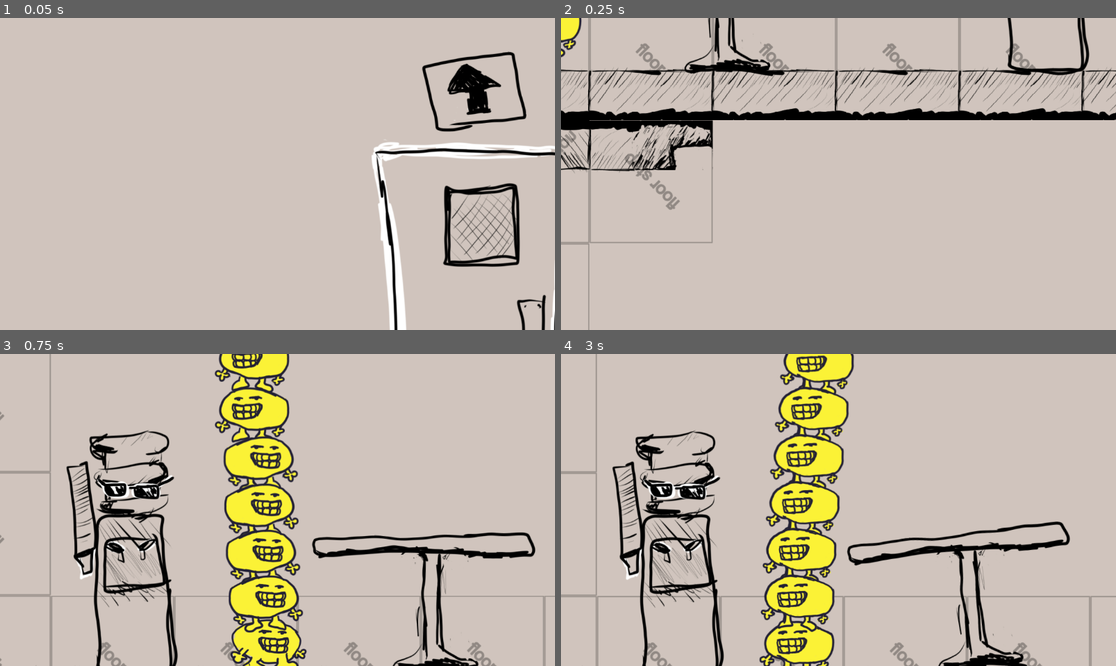
Above: before the commit, frames 1-4 (two rows, left to right).
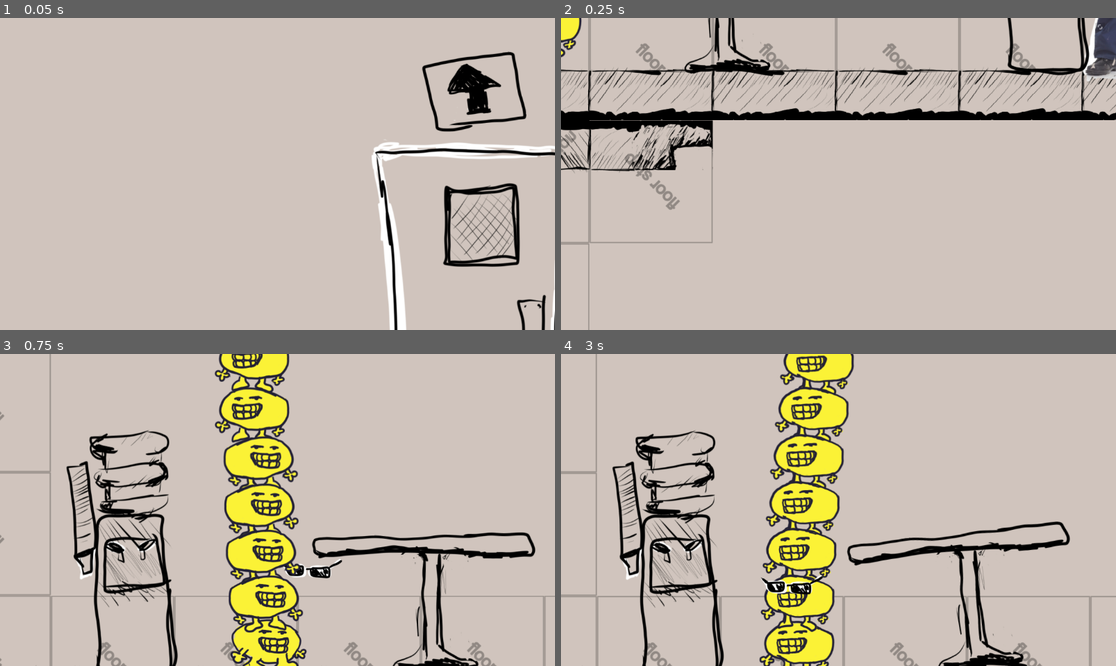
Above: after the commit, the same moments.

Repository: JCoMcL/gourt-game
Game: Godot game, scene res://level/office-level.tscn
The game is run twice, just before and just after one commit, with the same random seed, the same clock (stepped at 60 frames per second) and the same inputs.
Inputs (mouse positions are in pixels of both pictures, inside the frame that each line leads up to):
- Up to frame 1 (0.05 s): no input
- Up to frame 2 (0.25 s): no input
- Up to frame 3 (0.75 s): move the mouse to (399, 494) at 0.52 s; press the mouse at (399, 494) at 0.53 s; hold Right (go right) from 0.53 s (still down)
- Up to frame 4 (3 s): release Right (go right) at 1.25 s; release the mouse at (960, 494) at 1.25 s; drag from (727, 525) to (810, 572) at 1.27 s; move the mouse to (894, 441) at 2.02 s; press the mouse at (894, 441) at 2.03 s; hold Left (go left) 2.03-2.75 s; release the mouse at (894, 441) at 2.75 s; drag from (810, 572) to (672, 463) at 2.77 s

Frame 1 is identical in both runs. In frame 2, 0.9% of the frame differs, in the area x 93-100%, y 0-21%; in frame 3, 0.7%; in frame 4, 0.8%.

Commit message:
Add transactor
Add transactor
Add utililities for transactions

Diff:
--- a/gourts/gourtilities.gd
+++ b/gourts/gourtilities.gd
@@ -95,3 +95,23 @@
 			return parent
 		parent = parent.get_parent()
 	return null
+
+# Probably want to move this to a more general utilities file
+func find_node_by_name(root: Node, target_name: String) -> Node:
+	if root.name == target_name:
+		return root
+	for child in root.get_children():
+		var found = find_node_by_name(child, target_name)
+		if found:
+			return found
+	return null
+
+func replace_node(current_node, new_node, parent):
+	var index = parent.get_children().find(current_node)
+	current_node.queue_free()
+	if new_node:
+		var n = new_node.instantiate()
+		print("instantiated: ", n.name, " at ", n.global_position)
+		parent.add_child(n)
+		parent.move_child(n, index)
+		n.global_position = parent.global_position
--- a/level/office-level.tscn
+++ b/level/office-level.tscn
@@ -2,11 +2,11 @@
 
 [ext_resource type="Texture2D" uid="uid://clphjaysvxh82" path="res://level/office-level/tiles.png" id="1_wxgj7"]
 [ext_resource type="Texture2D" uid="uid://o17u11s8w1d2" path="res://props/janitor.png" id="2_2lgek"]
+[ext_resource type="PackedScene" uid="uid://c6a0ra2cd2h4g" path="res://props/sunglasses.tscn" id="3_rh3h7"]
 [ext_resource type="Texture2D" uid="uid://4l70h00uyex4" path="res://props/inspectors.png" id="3_x1oxu"]
 [ext_resource type="PackedScene" uid="uid://j35m20jp18rk" path="res://props/door.tscn" id="4_1slrw"]
 [ext_resource type="Texture2D" uid="uid://dtcyn475ry0l8" path="res://props/water cooler.png" id="6_qycbv"]
-[ext_resource type="Script" uid="uid://dmhdhawvwlfs8" path="res://props/equipable.gd" id="6_rh3h7"]
-[ext_resource type="Texture2D" uid="uid://bev1ivg8dnqbd" path="res://props/sunglasses.png" id="7_43b34"]
+[ext_resource type="Script" uid="uid://bg15ouk4dg3ua" path="res://props/transactor.gd" id="7_gt2um"]
 [ext_resource type="Texture2D" uid="uid://bg8514xi46mmo" path="res://props/npc gourtstack.png" id="8_3k8ca"]
 [ext_resource type="Texture2D" uid="uid://defrs38qscb28" path="res://props/elevator.png" id="9_2sgh0"]
 [ext_resource type="Texture2D" uid="uid://bbimgxq3cdac" path="res://props/stroller.png" id="10_yl1fq"]
@@ -41,8 +41,8 @@
 physics_layer_1/collision_layer = 4
 sources/0 = SubResource("TileSetAtlasSource_ssvay")
 
-[sub_resource type="RectangleShape2D" id="RectangleShape2D_gt2um"]
-size = Vector2(171, 63.8125)
+[sub_resource type="RectangleShape2D" id="RectangleShape2D_1slrw"]
+size = Vector2(99.3429, 158.972)
 
 [sub_resource type="PhysicsMaterial" id="PhysicsMaterial_j4txm"]
 friction = 0.06
@@ -60,6 +60,15 @@
 position = Vector2(96, 172)
 tile_map_data = PackedByteArray("AAAGAAAAAAABAAEAAAAHAAAAAAABAAEAAAAIAAAAAAABAAEAAAAGAAEAAAACAAAAAAAGAAIAAAACAAAAAAAHAA …(1920 unchanged characters)…
 tile_set = SubResource("TileSet_mdp56")
+
+[node name="Sunglasses" parent="TileMapLayer" instance=ExtResource("3_rh3h7")]
+position = Vector2(-2020, -1848)
+scale = Vector2(0.8, 0.8)
+
+[node name="Cool Guy" type="Sprite2D" parent="TileMapLayer"]
+position = Vector2(-896, -1919)
+scale = Vector2(1.24, 1)
+texture = ExtResource("2_2lgek")
 
 [node name="Janitor" type="Sprite2D" parent="TileMapLayer"]
 position = Vector2(2211, -130)
@@ -81,22 +90,23 @@
 position = Vector2(-1126, -1885)
 texture = ExtResource("6_qycbv")
 
-[node name="WaterCoolest" type="Sprite2D" parent="TileMapLayer"]
+[node name="WaterCoolest" type="Area2D" parent="TileMapLayer" node_paths=PackedStringArray("input")]
 position = Vector2(-2412, -1880)
+collision_layer = 33
+script = ExtResource("7_gt2um")
+required_input = true
+required_output = true
+input = NodePath("../Sunglasses")
+output = ExtResource("4_1slrw")
+
+[node name="WaterCoolest" type="Sprite2D" parent="TileMapLayer/WaterCoolest"]
 texture = ExtResource("6_qycbv")
 
-[node name="Sunglasses" type="Area2D" parent="TileMapLayer/WaterCoolest"]
-position = Vector2(27, -137)
-collision_layer = 32
-collision_mask = 0
-script = ExtResource("6_rh3h7")
-equippable_type = 1
-
-[node name="CollisionShape2D" type="CollisionShape2D" parent="TileMapLayer/WaterCoolest/Sunglasses"]
-shape = SubResource("RectangleShape2D_gt2um")
-
-[node name="Sprite" type="Sprite2D" parent="TileMapLayer/WaterCoolest/Sunglasses"]
-texture = ExtResource("7_43b34")
+[node name="CollisionShape2D" type="CollisionShape2D" parent="TileMapLayer/WaterCoolest"]
+position = Vector2(15.2786, 17.7164)
+rotation = 3.14159
+scale = Vector2(1.62511, 0.877092)
+shape = SubResource("RectangleShape2D_1slrw")
 
 [node name="NpcGourtstack" type="Sprite2D" parent="TileMapLayer"]
 position = Vector2(384, 76)
--- /dev/null
+++ b/props/sunglasses.tscn
@@ -0,0 +1,20 @@
+[gd_scene load_steps=4 format=3 uid="uid://c6a0ra2cd2h4g"]
+
+[ext_resource type="Script" uid="uid://dmhdhawvwlfs8" path="res://props/equipable.gd" id="1_04tnx"]
+[ext_resource type="Texture2D" uid="uid://bev1ivg8dnqbd" path="res://props/sunglasses.png" id="2_3hb3s"]
+
+[sub_resource type="RectangleShape2D" id="RectangleShape2D_gt2um"]
+size = Vector2(171, 63.8125)
+
+[node name="Sunglasses" type="Area2D"]
+scale = Vector2(0.645161, 0.8)
+collision_layer = 32
+collision_mask = 0
+script = ExtResource("1_04tnx")
+equippable_type = 1
+
+[node name="CollisionShape2D" type="CollisionShape2D" parent="."]
+shape = SubResource("RectangleShape2D_gt2um")
+
+[node name="Sprite" type="Sprite2D" parent="."]
+texture = ExtResource("2_3hb3s")
--- /dev/null
+++ b/props/transactor.gd
@@ -0,0 +1,13 @@
+extends Node
+
+@export var required_input: bool = false
+@export var required_output: bool = false
+@export var input: Node2D = null
+@export var output: PackedScene = null
+
+func interract(operator):
+    transact(operator)
+
+
+func transact(operator):
+    Gourtilities.replace_node(input, output, operator)
